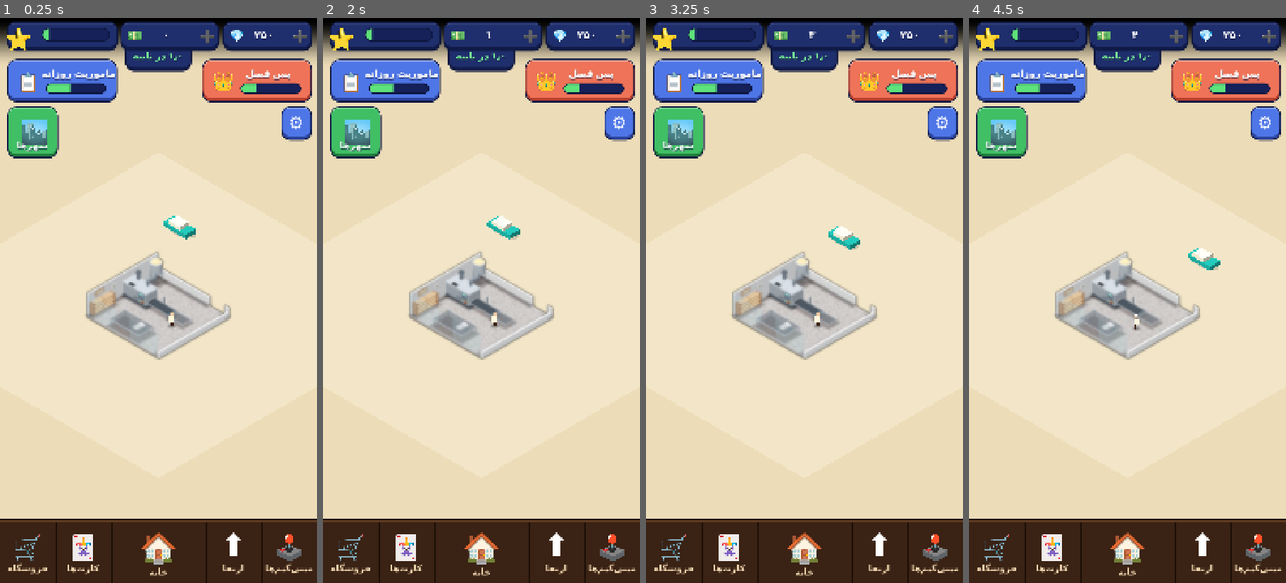
Above: before the commit, frames 1-4 (left to right).
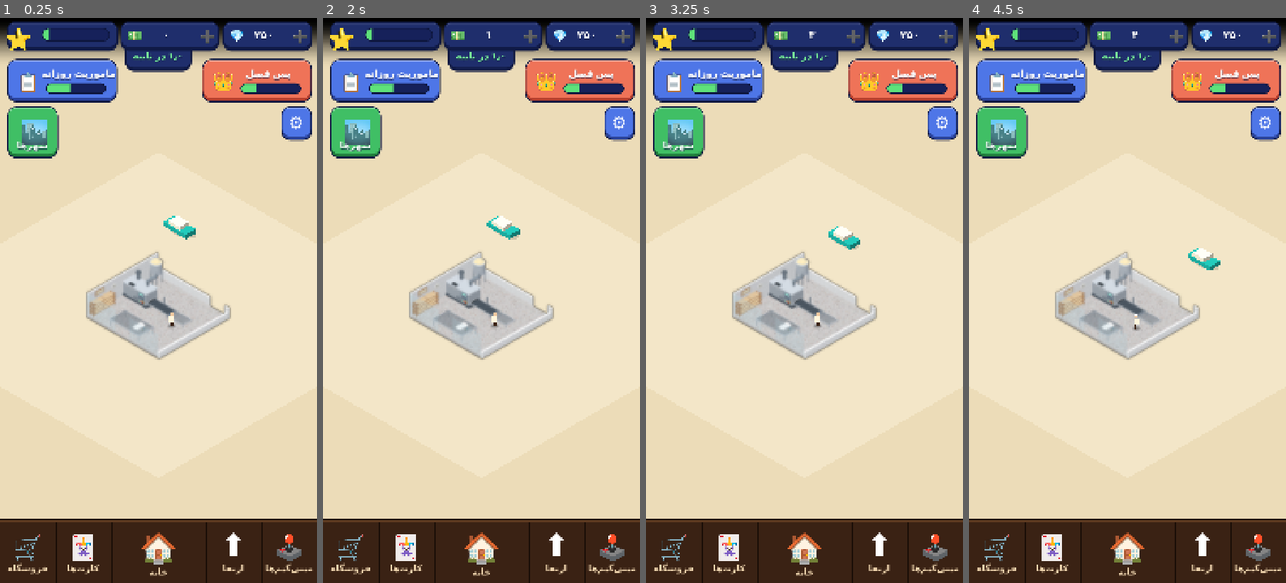
Above: after the commit, the same moments.

Repository: themahdipixl-dev/Noonvaei-godot
Game: Godot game, scene res://scenes/main.tscn
Same seed, same stepped clock (60 frames per second), same inputs: the game is played once before the commit and once after it.
Inputs (mouse positions are in pixels of both pictures, inside the frame that each line leads up to):
- Up to frame 1 (0.25 s): no input
- Up to frame 2 (2 s): click (529, 34) at 0.52 s; click (624, 34) at 1.27 s
- Up to frame 3 (3.25 s): click (902, 80) at 2.02 s; click (943, 125) at 2.77 s
- Up to frame 4 (4.5 s): click (1032, 80) at 3.52 s; click (1000, 131) at 4.27 s

The runs differ from the first frame. In frame 1, 0.7% of the frame differs, in the area x 27-73%, y 45-60%; in frame 2, 0.7%; in frame 3, 0.7%; in frame 4, 0.7%.

Commit message:
Remove fake AO and my lighting tweaks: restore original Forward+ light/environment values exactly, BAKE_VERSION 3

Diff:
--- a/scripts/world/shop_front_3d.gd
+++ b/scripts/world/shop_front_3d.gd
@@ -16,16 +16,14 @@
 ## اگر رندر روی دستگاه ناموفق باشد (تصویر خالی)، یک‌بار با کیفیت کمتر (بدون MSAA و نصف اندازه) دوباره تلاش می‌کند
 ## و در هر حال پیام وضعیت/خطا را با سیگنال status می‌دهد (Bakery آن را روی نقشه نشان می‌دهد).
 ##
-## رندرر: پروژه روی gl_compatibility است. SSAO و light_angular_distance (سایه‌ی نرم PCSS) فقط در Forward+/Mobile
-## کار می‌کنند؛ پس در Compatibility این‌ها خاموش‌اند و به جایشان:
-##   - نور محیط کمتر، نور خورشید و تیرگی سایه کمی بیشتر (تا حجم از دست نرود)،
-##   - سایه‌ی تماس تقلبی (AO تقلبی): لکه‌های تیره‌ی نرم زیر دستگاه‌ها و کنار دیوارها (_fake_ao).
+## نور: دقیقاً همان تنظیمات اصلی (نسخه‌ی Forward+) است. هیچ سایه‌ی فیک/AO تقلبی در کار نیست.
+## نکته: SSAO و light_angular_distance فقط در Forward+/Mobile اثر دارند؛ در gl_compatibility نادیده گرفته می‌شوند.
 
 ## با false کردن، Bakery دوباره مثل قبل فقط از bakery_front.webp (یا placeholder) استفاده می‌کند.
 const ENABLED := true
 
 ## بالا ببرید وقتی کد محیط عوض شد تا تصویر کش‌شده‌ی قبلی استفاده نشود.
-const BAKE_VERSION := 2
+const BAKE_VERSION := 3
 
 ## اندازه‌ی تصویر (مربع). همان محدوده‌ی ۲۰۴۸×۲۰۴۸ مرجع Bakery را پوشش می‌دهد.
 const IMAGE_SIZE := 2048
@@ -431,26 +429,20 @@
 # ============================================================
 # نور و دوربین (ارتوگرافیک، زاویه‌ی ایزومتریک (30,30,30))
 # ============================================================
+# دقیقاً همان تنظیمات اصلی (Forward+). بدون هیچ تغییر یا سایه‌ی فیک.
 
 func _base_soft(cam_size: float, target: Vector3, bg: Color) -> void:
-	# SSAO فقط در Forward+ کار می‌کند؛ PCSS (light_angular_distance) در Compatibility نیست.
-	var method: String = RenderingServer.get_current_rendering_method()
-	var has_ssao: bool = method == "forward_plus"
-	var has_pcss: bool = method != "gl_compatibility"
-
 	var env := Environment.new()
 	env.background_mode = Environment.BG_CLEAR_COLOR
 	env.background_color = bg
 	env.ambient_light_source = Environment.AMBIENT_SOURCE_COLOR
 	env.ambient_light_color = Color("f5f7ff")
-	# بدون SSAO، نور محیط کمتر تا گوشه‌ها و زیر اجسام صاف و بی‌حجم نشود
-	env.ambient_light_energy = 0.4 if has_ssao else 0.3
+	env.ambient_light_energy = 0.4
 	env.tonemap_mode = Environment.TONE_MAPPER_LINEAR
 	env.tonemap_exposure = 1.0
-	if has_ssao:
-		env.ssao_enabled = true
-		env.ssao_radius = 1.2
-		env.ssao_intensity = 1.5
+	env.ssao_enabled = true
+	env.ssao_radius = 1.2
+	env.ssao_intensity = 1.5
 	var we := WorldEnvironment.new()
 	we.environment = env
 	world.add_child(we)
@@ -458,23 +450,21 @@
 	var sun := DirectionalLight3D.new()
 	sun.rotation_degrees = Vector3(-58, 25, 0)
 	sun.light_color = Color("fffaf2")
-	# در Compatibility کمی قوی‌تر و سایه‌ی پررنگ‌تر برای جبران نبودن SSAO
-	sun.light_energy = 0.8 if has_ssao else 0.95
-	if has_pcss:
-		sun.light_angular_distance = 2.0
+	sun.light_energy = 0.8
+	sun.light_angular_distance = 2.0
 	sun.shadow_enabled = true
 	sun.directional_shadow_mode = DirectionalLight3D.SHADOW_ORTHOGONAL
 	sun.directional_shadow_max_distance = 80.0
 	sun.shadow_bias = 0.03
 	sun.shadow_normal_bias = 0.3
-	sun.shadow_blur = 8.0 if has_pcss else 2.0
-	sun.shadow_opacity = 0.6 if has_ssao else 0.72
+	sun.shadow_blur = 8.0
+	sun.shadow_opacity = 0.6
 	world.add_child(sun)
 
 	var fill := DirectionalLight3D.new()
 	fill.rotation_degrees = Vector3(-35, 200, 0)
 	fill.light_color = Color("e6ecff")
-	fill.light_energy = 0.15 if has_ssao else 0.18
+	fill.light_energy = 0.15
 	fill.shadow_enabled = false
 	world.add_child(fill)
 
@@ -486,55 +476,6 @@
 	world.add_child(cam)
 	cam.look_at_from_position(target + Vector3(30, 30, 30), target, Vector3.UP)
 	cam.current = true
-
-
-# ============================================================
-# AO تقلبی (جایگزین SSAO در Compatibility)
-# ============================================================
-
-## لکه‌ی سایه‌ی نرم روی کف، به مرکز (cx, cz) و اندازه‌ی sx × sz.
-## چند لایه‌ی شفاف تو در تو (از بزرگ به کوچک) → وسط تیره‌تر و لبه‌ها محو.
-## strength تقریباً تیرگی وسط است (۰ تا ۱).
-func ao_rect(cx: float, cz: float, sx: float, sz: float, strength: float = 0.5) -> void:
-	var layers := 4
-	var alpha: float = clampf(strength, 0.0, 1.0) * 0.2
-	for i in range(layers):
-		var grow: float = 0.3 * float(layers - 1 - i) / float(layers - 1)
-		var m := MeshInstance3D.new()
-		var b := BoxMesh.new()
-		b.size = Vector3(sx + 2.0 * grow, 0.002, sz + 2.0 * grow)
-		m.mesh = b
-		var mat := StandardMaterial3D.new()
-		mat.shading_mode = BaseMaterial3D.SHADING_MODE_UNSHADED
-		mat.albedo_color = Color(0.05, 0.04, 0.03, alpha)
-		mat.transparency = BaseMaterial3D.TRANSPARENCY_ALPHA
-		m.material_override = mat
-		m.cast_shadow = GeometryInstance3D.SHADOW_CASTING_SETTING_OFF
-		# کمی بالاتر از تراشه‌های موزاییک (۰٫۰۲۵)؛ هر لایه ۰٫۰۰۰۵ بالاتر
-		m.position = Vector3(cx, 0.03 + 0.0005 * i, cz)
-		world.add_child(m)
-
-
-## سایه‌ی تماس زیر دستگاه‌ها و میزها و کنار دیوارها (مختصات دنیا، بعد از ساخت همه‌چیز).
-func _fake_ao() -> void:
-	# کنار دیوارها
-	ao_rect(-5.8, 0.0, 0.5, 12.0, 0.5)
-	ao_rect(-1.5, -5.8, 9.0, 0.5, 0.5)
-	ao_rect(5.9, -5.8, 0.8, 0.5, 0.5)
-	ao_rect(5.8, 0.0, 0.4, 12.0, 0.35)
-	# تنور
-	ao_rect(-3.95, -1.0, 4.3, 2.3, 0.6)
-	# مخزن خمیر، نوار و واحد غلتک
-	ao_rect(-4.95, -4.8, 1.8, 1.8, 0.4)
-	ao_rect(-4.95, -3.5, 0.7, 3.1, 0.4)
-	ao_rect(-4.95, -2.3, 1.1, 0.9, 0.5)
-	# تسمه‌ی توری و میز کوتاه
-	ao_rect(-0.45, -1.0, 4.0, 1.4, 0.35)
-	ao_rect(2.9, -1.0, 2.6, 1.7, 0.4)
-	# میز فروش
-	ao_rect(0.0, 4.4, 5.2, 2.8, 0.45)
-	# قفسه‌ی نان
-	ao_rect(-5.5, 4.0, 1.0, 3.9, 0.4)
 
 
 # ============================================================
@@ -903,7 +844,3 @@
 	mesh_table(0.0, 4.4, 5.0, 2.6, 1.0)
 	bag_stack(1.2, 1.17, 4.4, 0.77, 1.4, 0.2, rng, 20)
 	card_reader(2.0, 1.07, 4.4)
-
-	# سایه‌ی تماس تقلبی (بدون SSAO در Compatibility)؛ آخر از همه تا روی بقیه‌ی تراشه‌های کف بیفتد
-	if RenderingServer.get_current_rendering_method() != "forward_plus":
-		_fake_ao()
